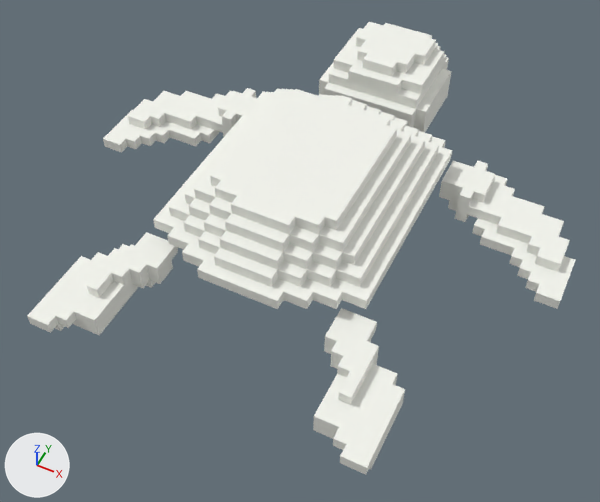
What one commit did to the FBX model Meshes/Turtle_01a.fbx.
The view is the same before and after, from a 50 mm lens placed at (2.25, -4.91, 5.08), pointed at (0.01, -0.42, -0.54). The axes (+X, +Y, +Z) are drawn at lower left. The lights are the same throughout.

The scene before the commit, as lines of its bpy script (objects in view):
```python
me_sm_turtle_a1_ml_003 = bpy.data.meshes.new('SM_Turtle_A1_ML.003')
me_sm_turtle_a1_ml_003.from_pydata(...)  # 793 vertices, 1562 faces; spans x -2.24..2.26, y -2.31..2.39, z -0.33..0.57
me_sm_turtle_a1_ml_003.materials.append(mat_palette)  # picture img_sm_turtle_a1_ml_png
ob_sm_turtle_a1_ml_003 = bpy.data.objects.new('SM_Turtle_A1_ML.003', me_sm_turtle_a1_ml_003)
ob_sm_turtle_a1_ml_003.location = (0.0, 0.0, 0.0)
```
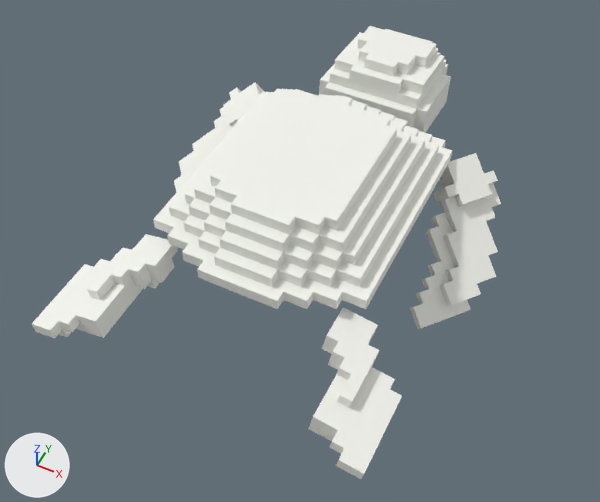
Location of each change, [x1, y1, x2, y2] in pixels of the pictures (600 x 502 px; the box of a moved part takes in the faces that stretch with it):
'SM_Turtle_A1_ML.003', reshaped (15% narrower)
    before: [27, 22, 576, 475]
    after: [32, 26, 501, 479]
part 1 of me_sm_turtle_a1_ml_003, moved or reshaped
    before: [313, 308, 405, 475]
    after: [308, 307, 402, 479]
part 2 of me_sm_turtle_a1_ml_003, moved or reshaped
    before: [27, 232, 178, 335]
    after: [32, 234, 178, 338]
part 3 of me_sm_turtle_a1_ml_003, moved or reshaped
    before: [319, 22, 452, 133]
    after: [319, 26, 451, 133]
part 4 of me_sm_turtle_a1_ml_003, moved or reshaped
    before: [439, 161, 576, 309]
    after: [410, 153, 501, 329]
part 5 of me_sm_turtle_a1_ml_003, moved or reshaped
    before: [103, 88, 257, 153]
    after: [174, 82, 264, 192]

What changed in the scene script:
```text
Change me_sm_turtle_a1_ml_003:
    where me_sm_turtle_a1_ml_003.from_pydata(...)  # 793 vertices, 1562 faces; spans x -2.24..2.26, y -2.31..2.39, z -0.33..0.57
    used by ob_sm_turtle_a1_ml_003; location = (0.0, 0.0, 0.0)
    me_sm_turtle_a1_ml_003 part 1: the loose piece of 58 vertices spanning x 0.76..1.46, y -2.31..-1.21, z -0.33..-0.03 is turned 9.9 degrees about the y axis through its middle, then moved by (-0.02, 0.0, -0.04)
    me_sm_turtle_a1_ml_003 part 2: the loose piece of 66 vertices spanning x -1.44..-0.74, y -2.31..-1.21, z -0.33..-0.03 is turned -9.9 degrees about the y axis through its middle, then moved by (0.02, 0.0, -0.03)
    me_sm_turtle_a1_ml_003 part 3: the loose piece of 163 vertices spanning x -0.54..0.56, y 0.99..2.39, z -0.33..0.47 is turned -5 degrees about the x axis through its middle, then moved by (0.0, 0.0, -0.06)
    me_sm_turtle_a1_ml_003 part 4: the loose piece of 99 vertices spanning x 0.96..2.26, y -0.21..0.89, z -0.33..-0.03 is multiplied about its middle by the matrix ((0.644, 0.65, 0.404), (-0.522, 0.759, -0.388), (-0.559, 0.039, 0.828)), then moved by (-0.41, -0.11, -0.24)
    me_sm_turtle_a1_ml_003 part 5: the loose piece of 99 vertices spanning x -2.24..-0.94, y -0.21..0.89, z -0.33..-0.03 is multiplied about its middle by the matrix ((0.644, -0.65, -0.404), (0.523, 0.759, -0.388), (0.559, 0.039, 0.828)), then moved by (0.4, -0.1, -0.23)
```
